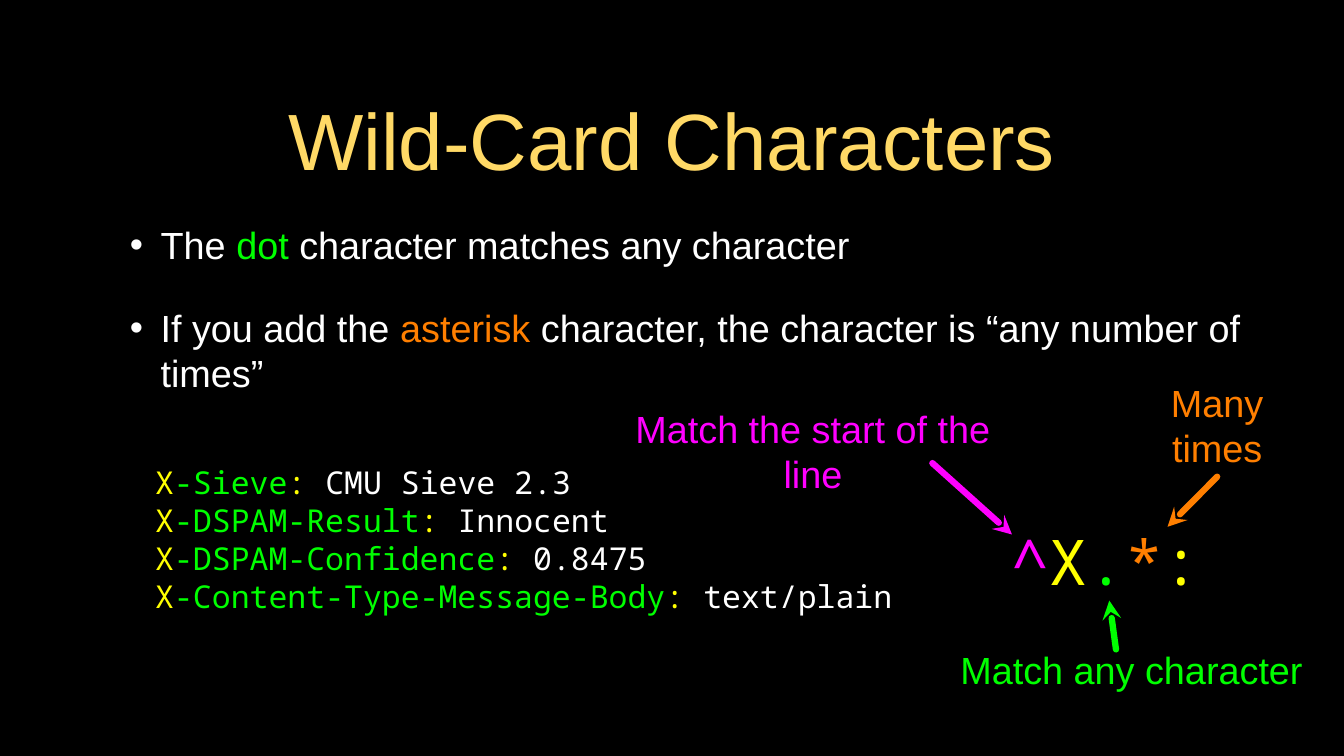
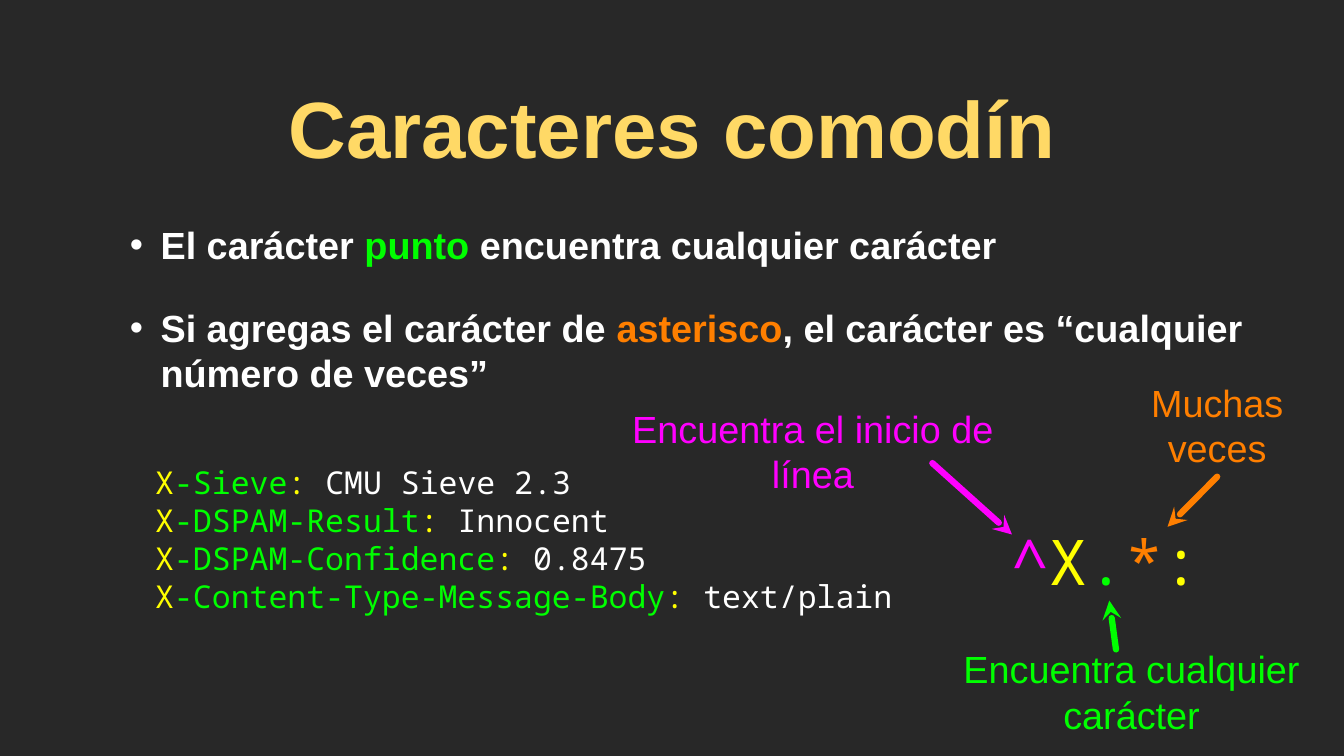
Before and after one commit to csev/py4e, a slide deck: slide 11 of lectures3/Pythonlearn-11-Regex.pptx. Drawn at 1344x756 pixels with LibreOffice and Linux fonts; fonts in the diff are those of the drawing. Boxes give left, top, right and bottom in pixels: in the first picture for what was removed or moved away, otherwise in the second. Text is boxed around its words. In the diff, an @@ line names an element or a change of style, - is before the commit and + after.

```diff
--- a/lectures3/Pythonlearn-11-Regex.pptx
+++ b/lectures3/Pythonlearn-11-Regex.pptx
@@ background #000000 to #282828 @@
@@ title at [289,99,1055,159]: text changed; bold on @@
-Wild-Card Characters
+Caracteres comodín
@@ text at [161,231,1243,388]: text changed; bold on @@
-• The dot character matches any character
-• If you add the asterisk character, the character is “any number of times”
+• El carácter punto encuentra cualquier carácter
+• Si agregas el carácter de asterisco, el carácter es “cualquier número de veces”
@@ text at [1151,389,1283,463]: text changed @@
-Many times
+Muchas veces
@@ text at [632,415,993,489]: text changed @@
-Match the start of the line
+Encuentra el inicio de línea
@@ text at [963,655,1299,730]: text changed @@
-Match any character
+Encuentra cualquier carácter
@@ rectangle removed at [0,691,1344,756] @@
```
Also in this commit, not shown: 27 other slides changed, 6 slides added, 6 slides removed, 1 other file.
